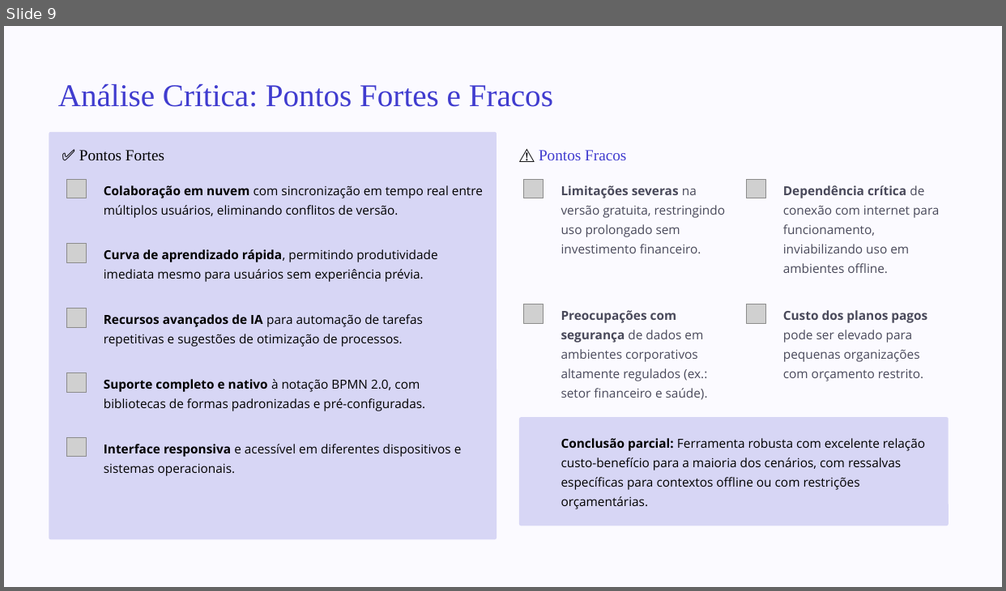
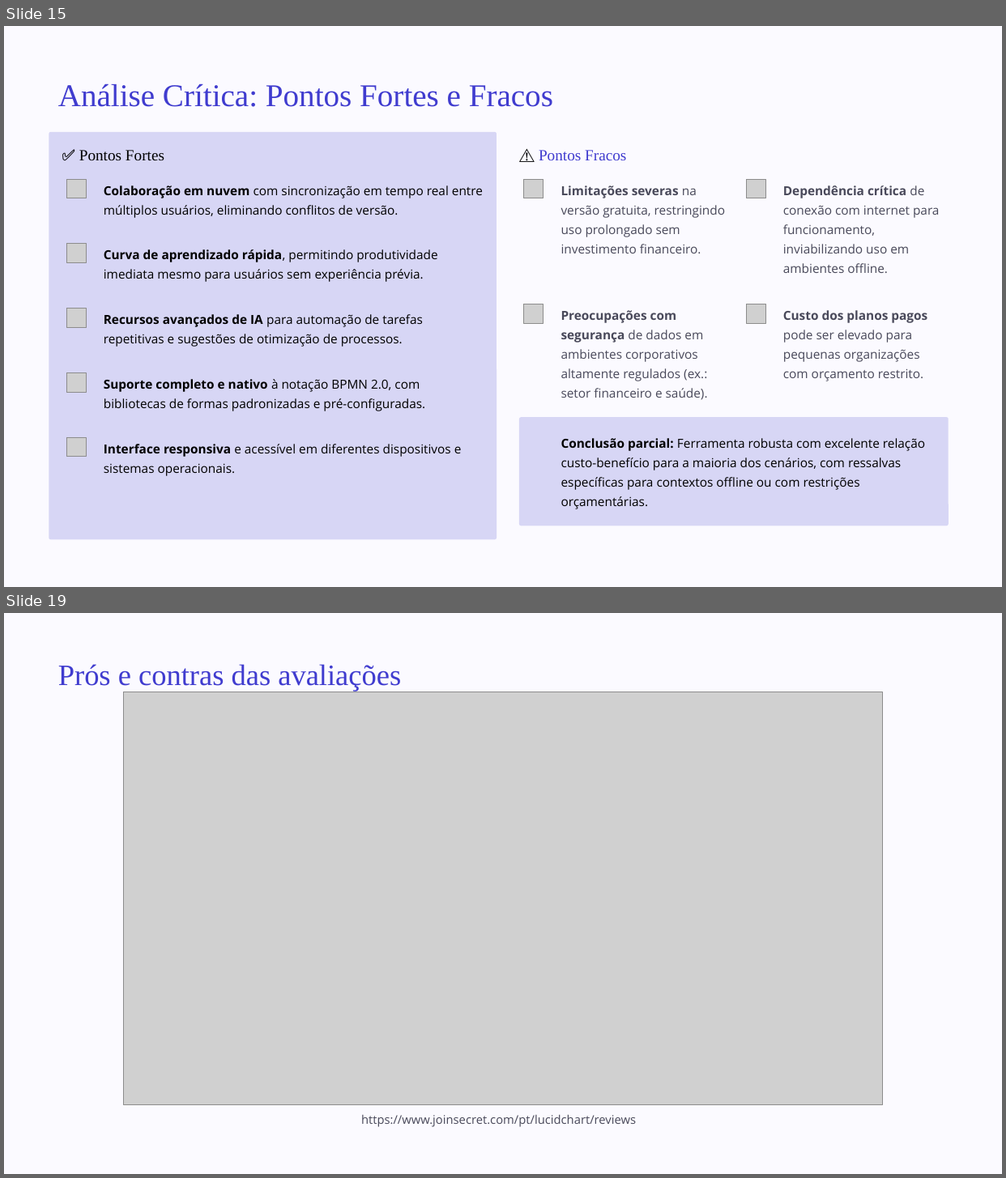
Before and after one commit to anibele/Modelagem-de-Processo, a slide deck: Modelagem-BPMN-Lucidchart.pptx. Shown one above the other, each under a label of ours: slide 9 before the commit, slides 15 and 19 after it; the slides between them are not shown. The pictures are 1006x591 and 1006x1178 pixels, drawn with LibreOffice and Linux fonts; fonts in the diff are those of the drawing; grey boxes stand for pictures; background and template pictures are left out. Boxes give left, top, right and bottom in pixels: in the first picture for what was removed or moved away, otherwise in the second. Text is boxed around its words. In the diff, an @@ line names an element or a change of style, - is before the commit and + after.

```diff
--- a/Modelagem-BPMN-Lucidchart.pptx
+++ b/Modelagem-BPMN-Lucidchart.pptx
@@ slide 19 added at [4,613,1002,1174], background #000000; not listed: 1 template element that a slide beside it also shows @@
@@ text added at [58,664,401,691], 28.5 pt, text #403CCF @@
+Prós e contras das avaliações
@@ picture added at [124,692,883,1105] @@
@@ text added at [361,1115,636,1127], 11.5 pt, text #49495A @@
+https://www.joinsecret.com/pt/lucidchart/reviews
@@ rectangle added at [907,1145,996,1168], fill #FBFAFF, outline #FBFAFF 1 pt @@
@@ what was slide 9 is now slide 15 @@
```
Also in this commit, not shown: 4 slides changed, 9 other slides added, 1 slide removed.
